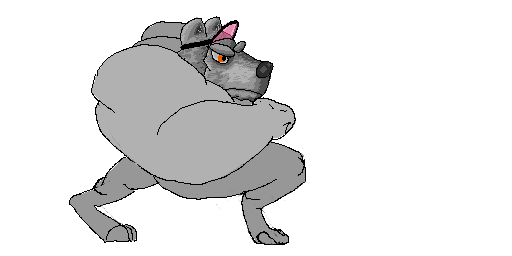
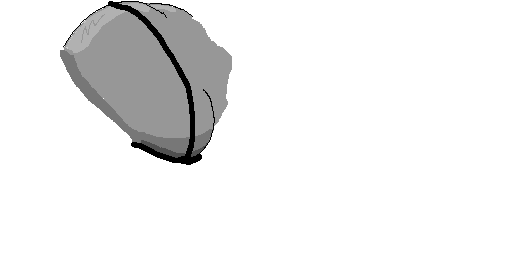
Revision of a layered 512×256 image; what changed, layer by layer:
hid group "walk_left_down" (13 layers) over [69, 16, 306, 245]
showed group "walk_right_up_1" (16 layers) over [60, 1, 303, 245]
painted on "TITLE #19" over [108, 1, 202, 165]
